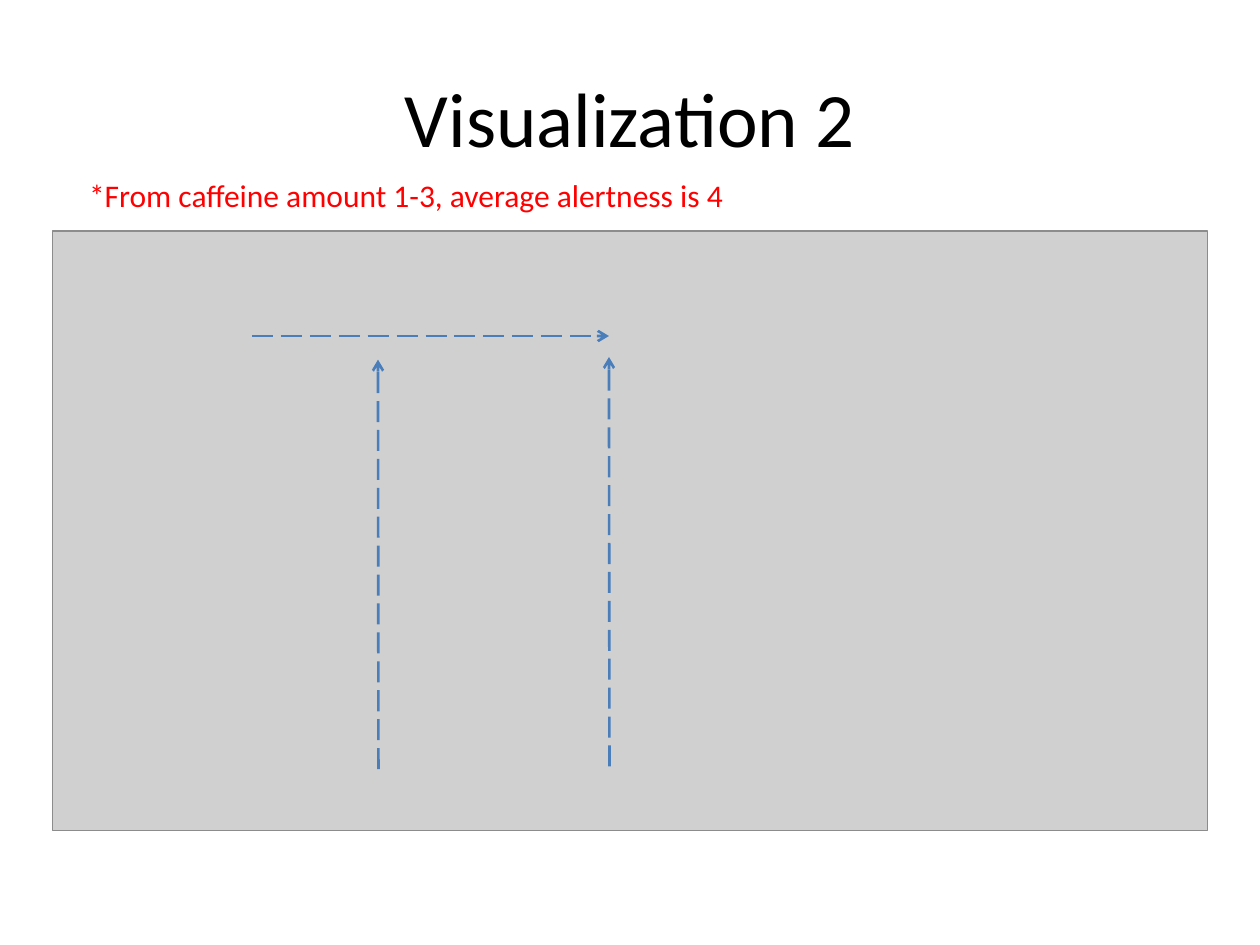
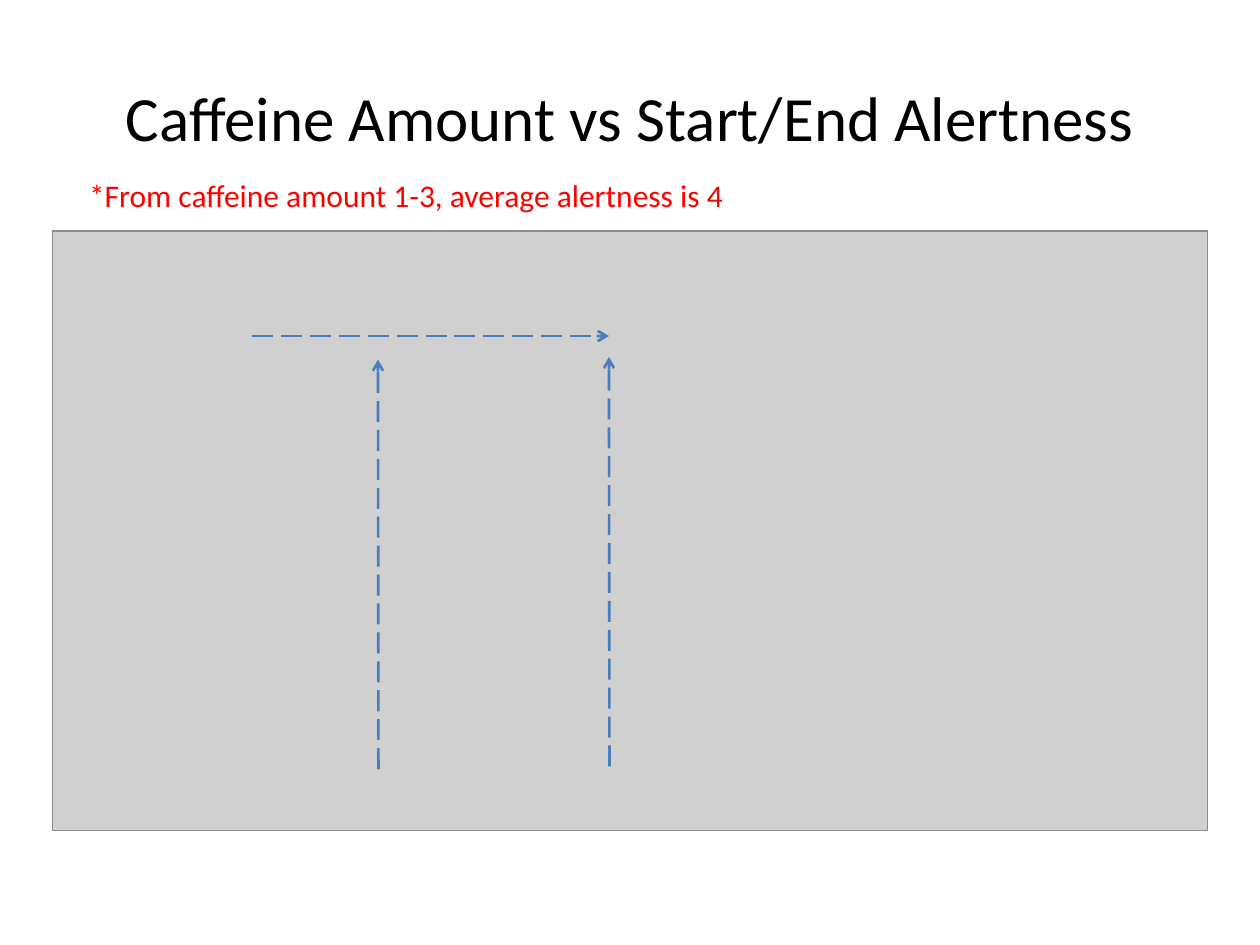
Before and after one commit to andreanc223/DV_FinalProject, a slide deck: slide 57 of 00 Doc/Presentation.pptx. Drawn at 1260x945 pixels with LibreOffice and Linux fonts; fonts in the diff are those of the drawing; grey boxes stand for pictures. Boxes give left, top, right and bottom in pixels: in the first picture for what was removed or moved away, otherwise in the second. Text is boxed around its words. In the diff, an @@ line names an element or a change of style, - is before the commit and + after.

Commit message:
new titles

```diff
--- a/00 Doc/Presentation.pptx
+++ b/00 Doc/Presentation.pptx
@@ title at [126,97,1133,144]: text changed; size 44 to 36 pt @@
-Visualization 2
+Caffeine Amount vs Start/End Alertness
```
Also in this commit, not shown: 45 other slides changed.
